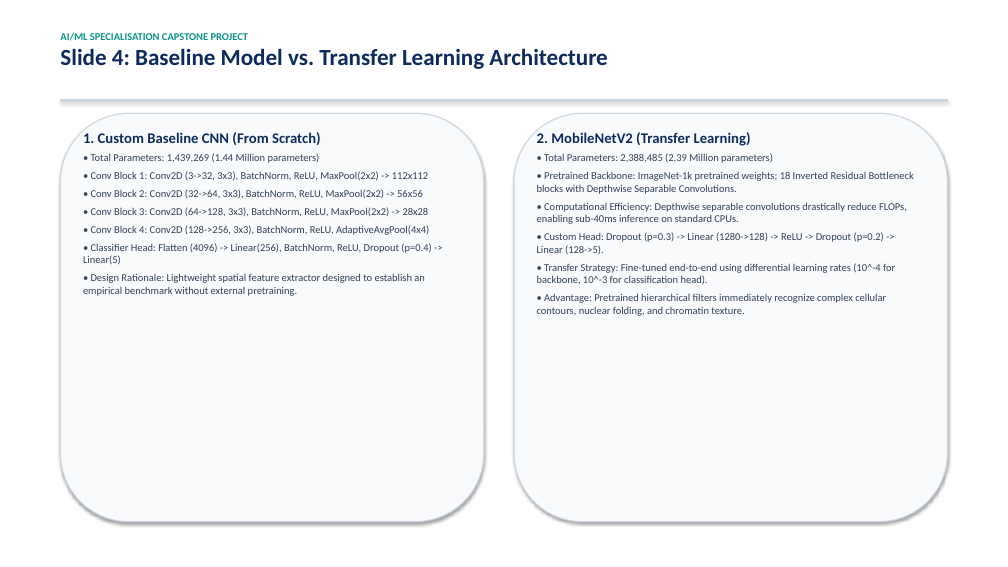
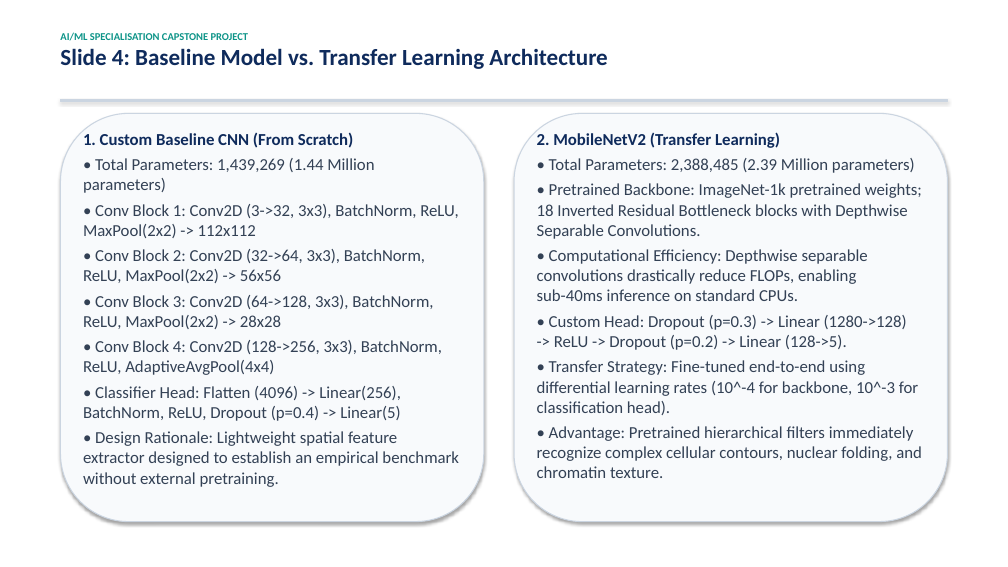
Before and after one commit to drsiginmdpatho-svg/White-Blood-Cell-Classification, a slide deck: slide 4 of reports/WBC_Classification_Academic_Presentation.pptx. Drawn at 1008x567 pixels with LibreOffice and Linux fonts; fonts in the diff are those of the drawing. Boxes give left, top, right and bottom in pixels: in the first picture for what was removed or moved away, otherwise in the second. Text is boxed around its words. In the diff, an @@ line names an element or a change of style, - is before the commit and + after.

```diff
--- a/reports/WBC_Classification_Academic_Presentation.pptx
+++ b/reports/WBC_Classification_Academic_Presentation.pptx
@@ text "1. Custom Baseline CNN (From ..." at [83, 133, 459, 487]: size 14 to 16 pt in "1. Custom Baseline CNN (From Scratch)"; size 10 to 16 pt @@
@@ text "2. MobileNetV2 (Transfer Learning)" at [537, 132, 922, 478]: size 14 to 16 pt in "2. MobileNetV2 (Transfer Learning)"; size 10 to 16 pt @@
```
Also in this commit, not shown: 7 other slides changed, 3 other files.
